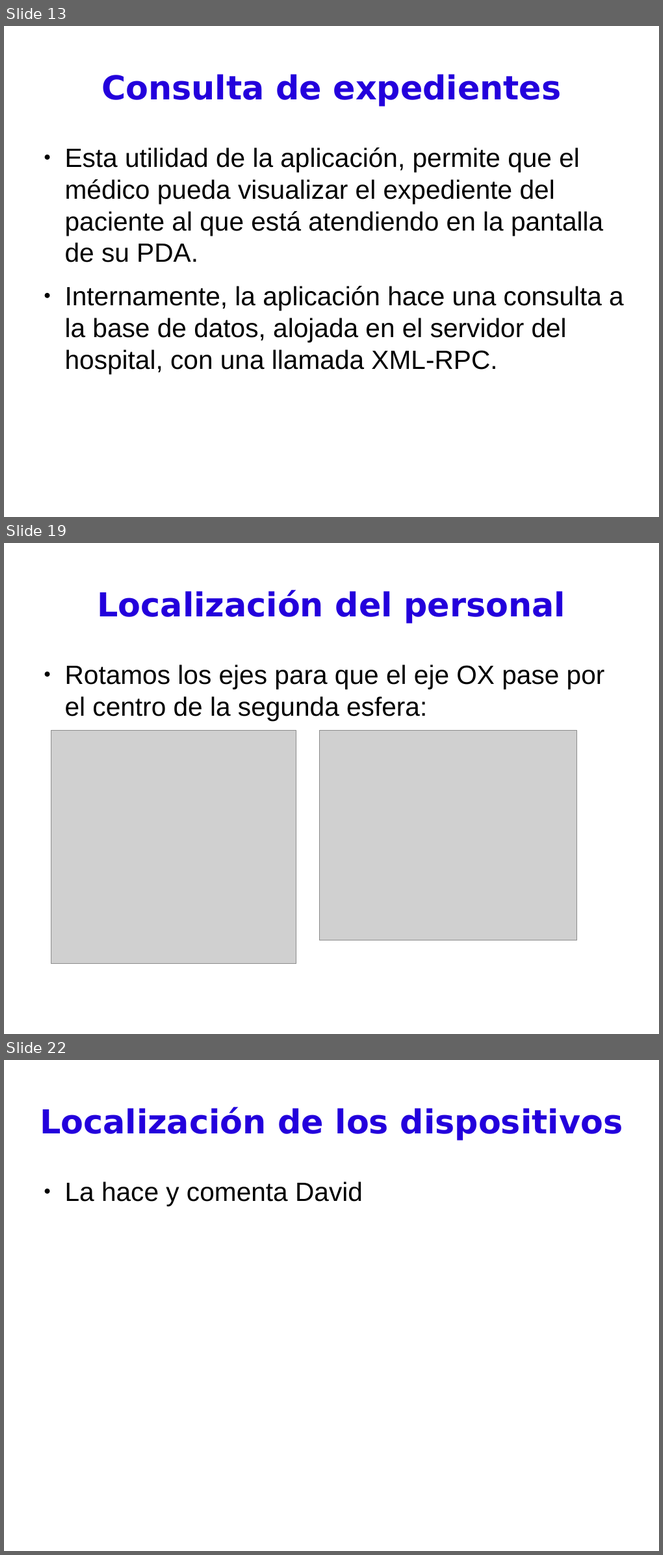
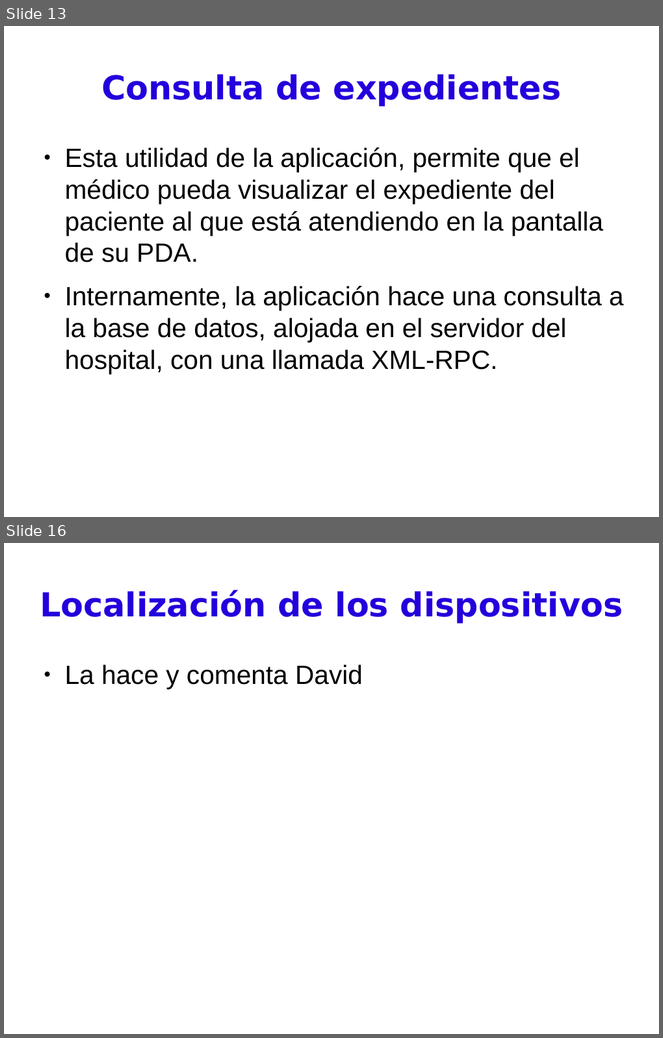
Before and after one commit to BackupTheBerlios/pdassii, a slide deck: Documentos/presentación.odp. Shown one above the other, each under a label of ours: slides 13, 19 and 22 before the commit, slides 13 and 16 after it; the slides between them are not shown. The pictures are 663x1555 and 663x1038 pixels, drawn with LibreOffice and Linux fonts; fonts in the diff are those of the drawing; grey boxes stand for pictures. Boxes give left, top, right and bottom in pixels: in the first picture for what was removed or moved away, otherwise in the second. Text is boxed around its words. In the diff, an @@ line names an element or a change of style, - is before the commit and + after.

```diff
--- a/Documentos/presentación.odp
+++ b/Documentos/presentación.odp
@@ slide 19 removed at (4, 543, 659, 1034), background #FFFFFF @@
@@ title removed at (98, 590, 566, 624) @@
-Localización del personal
@@ text removed at (65, 665, 605, 721) @@
-● Rotamos los ejes para que el eje OX pase por el centro de la segunda esfera:
@@ picture removed at (51, 730, 296, 965) @@
@@ picture removed at (320, 730, 577, 941) @@
@@ what was slide 22 is now slide 16 @@
```
Also in this commit, not shown: 12 slides changed, 3 slides added, 6 other slides removed.
